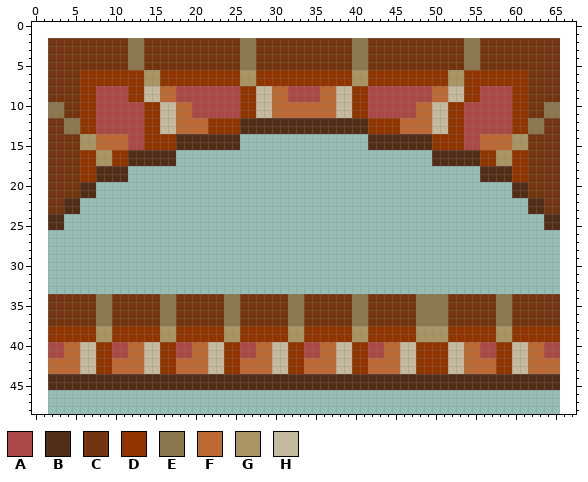
Two states of a sprite sheet, Tiles/other/Jonas/torbogen_slim.png. The first picture shows the starting point.
The file is 64x64 pixels. Shown: x 0..67, y 0..48. The old version is drawn lined up with the new one, on the new canvas.
Palette (. is transparent): A #aa4945  B #522d17  C #733410  D #913500  E #8b784e  F #bd6934  G #aa9664  H #c5ba9e
Pixels before (only the part around the change), first column x 0:
 0 ....................................................................
 1 ....................................................................
 2 ..CCCCCCCCCCEECCCCCCCCCCCCEECCCCCCCCCCCCEECCCCCCCCCCCCEECCCCCCCCCC..
 3 ..CCCCCCCCCCEECCCCCCCCCCCCEECCCCCCCCCCCCEECCCCCCCCCCCCEECCCCCCCCCC..
 4 ..CCCCCCCCCCEECCCCCCCCCCCCEECCCCCCCCCCCCEECCCCCCCCCCCCEECCCCCCCCCC..
 5 ..CCCCCCCCCCEECCCCCCCCCCCCEECCCCCCCCCCCCEECCCCCCCCCCCCEECCCCCCCCCC..
 6 ..CCCCDDDDDDDDGGDDDDDDDDDDGGDDDDDDDDDDDDGGDDDDDDDDDDGGDDDDDDDDCCCC..
 7 ..CCCCDDDDDDDDGGDDDDDDDDDDGGDDDDDDDDDDDDGGDDDDDDDDDDGGDDDDDDDDCCCC..
 8 ..CCCCDDAAAADDHHFFAAAAAAAADDHHFFAAAAFFHHDDAAAAAAAAFFHHDDAAAADDCCCC..
 9 ..CCCCDDAAAADDHHFFAAAAAAAADDHHFFAAAAFFHHDDAAAAAAAAFFHHDDAAAADDCCCC..
10 ..EECCDDAAAAAADDHHFFAAAAAADDHHFFFFFFFFHHDDAAAAAAFFHHDDAAAAAADDCCEE..
11 ..EECCDDAAAAAADDHHFFAAAAAADDHHFFFFFFFFHHDDAAAAAAFFHHDDAAAAAADDCCEE..
12 ..CCEEDDAAAAAADDHHFFFFDDDDBBBBBBBBBBBBBBBBDDDDFFFFHHDDAAAAAADDEECC..
13 ..CCEEDDAAAAAADDHHFFFFDDDDBBBBBBBBBBBBBBBBDDDDFFFFHHDDAAAAAADDEECC..
14 ..CCCCGGFFFFAADDDDBBBBBBBB................BBBBBBBBDDDDAAFFFFGGCCCC..
15 ..CCCCGGFFFFAADDDDBBBBBBBB................BBBBBBBBDDDDAAFFFFGGCCCC..
16 ..CCCCDDGGDDBBBBBB................................BBBBBBDDGGDDCCCC..
17 ..CCCCDDGGDDBBBBBB................................BBBBBBDDGGDDCCCC..
18 ..CCCCDDBBBB............................................BBBBDDCCCC..
19 ..CCCCDDBBBB............................................BBBBDDCCCC..
20 ..CCCCBB....................................................BBCCCC..
21 ..CCCCBB....................................................BBCCCC..
22 ..CCBB........................................................BBCC..
23 ..CCBB........................................................BBCC..
24 ..BB............................................................BB..
25 ..BB............................................................BB..
26 ....................................................................
27 ....................................................................
28 ....................................................................
29 ....................................................................
30 ....................................................................
31 ....................................................................
32 ....................................................................
33 ....................................................................
34 ..CCCCCCEECCCCCCEECCCCCCEECCCCCCEECCCCCCEECCCCCCEEEECCCCCCEECCCCCC..
35 ..CCCCCCEECCCCCCEECCCCCCEECCCCCCEECCCCCCEECCCCCCEEEECCCCCCEECCCCCC..
36 ..CCCCCCEECCCCCCEECCCCCCEECCCCCCEECCCCCCEECCCCCCEEEECCCCCCEECCCCCC..
37 ..CCCCCCEECCCCCCEECCCCCCEECCCCCCEECCCCCCEECCCCCCEEEECCCCCCEECCCCCC..
38 ..DDDDDDGGDDDDDDGGDDDDDDGGDDDDDDGGDDDDDDGGDDDDDDGGGGDDDDDDGGDDDDDD..
39 ..DDDDDDGGDDDDDDGGDDDDDDGGDDDDDDGGDDDDDDGGDDDDDDGGGGDDDDDDGGDDDDDD..
40 ..AAFFHHDDAAFFHHDDAAFFHHDDAAFFHHDDAAFFHHDDAAFFHHDDDDHHFFAADDHHFFAA..
41 ..AAFFHHDDAAFFHHDDAAFFHHDDAAFFHHDDAAFFHHDDAAFFHHDDDDHHFFAADDHHFFAA..
42 ..FFFFHHDDFFFFHHDDFFFFHHDDFFFFHHDDFFFFHHDDFFFFHHDDDDHHFFFFDDHHFFFF..
43 ..FFFFHHDDFFFFHHDDFFFFHHDDFFFFHHDDFFFFHHDDFFFFHHDDDDHHFFFFDDHHFFFF..
44 ..BBBBBBBBBBBBBBBBBBBBBBBBBBBBBBBBBBBBBBBBBBBBBBBBBBBBBBBBBBBBBBBB..
45 ..BBBBBBBBBBBBBBBBBBBBBBBBBBBBBBBBBBBBBBBBBBBBBBBBBBBBBBBBBBBBBBBB..
46 ....................................................................
47 ....................................................................
48 ....................................................................
Now the later version:
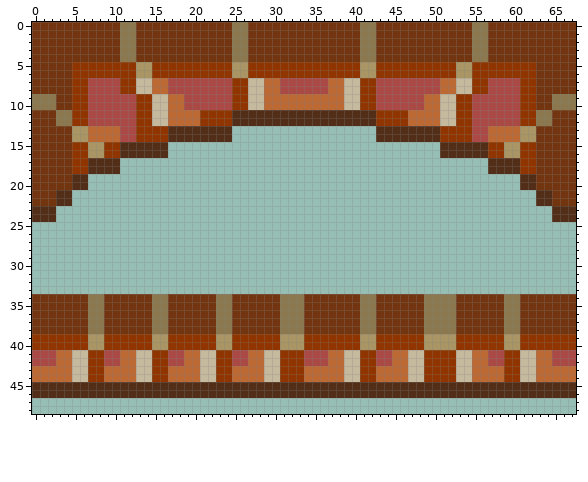
Diff:
canvas 64x64 -> 68x68, the old top-left corner now at 2,2
Changed rows in their new state; - is an unchanged pixel.
first column x 0:
 0 CCCCCCCCCCCEECCCCCCCCCCCCEECCCCCCCCCCCCCCEECCCCCCCCCCCCEECCCCCCCCCCC
 1 CCCCCCCCCCCEECCCCCCCCCCCCEECCCCCCCCCCCCCCEECCCCCCCCCCCCEECCCCCCCCCCC
 2 CC---------E-C-----------E-C------------C-E-----------C-E---------CC
 3 CC---------E-C-----------E-C------------C-E-----------C-E---------CC
 4 CC---------E-C-----------E-C------------C-E-----------C-E---------CC
 5 CC---DDDDDDDDGGDDDDDDDDDDGGDDDDDDDDDDDDDDGGDDDDDDDDDDGGDDDDDDDD---CC
 6 CC---D-------G-D---------G-D------------D-G---------D-G-------D---CC
 7 CC---D-AAAA--HHFFAAAAAAAA-DHHFFAAAAAAFFHHD-AAAAAAAAFFHH--AAAA-D---CC
 8 CC---D-A---D-H-F-A-------D-H-F-A----A-F-H-D-------A-F-H-D---A-D---CC
 9 EEE--D-A----A-D-H-F------D-H-F--FFFF--F-H-D------F-H-D-A----A-D--EEE
10 EE-C-D-A-----D-H-F-A-----D-H-F--------F-H-D-----A-F-H-D-----A-D-C-EE
11 CCC-ED-A-----D-H-F--FDDDDBBBBBBBBBBBBBBBBBBDDDDF--F-H-D-----A-DE-CCC
12 CC-E-D-A-----D-H-F---D---B----------------B---D---F-H-D-----A-D-E-CC
13 CC--CGGFFFF--D--DBBBBBBBB..................BBBBBBBBD--D--FFFFGGC--CC
14 CC---G-F---A-D---B-------.----------------.-------B---D-A---F-G---CC
15 CC---DD-GDDBBBBBB.........----------------.........BBBBBBDDG-DD---CC
16 CC---D-G-D-B-----.--------------------------------.-----B-D-G-D---CC
17 CC---D-BBBB.......--------------------------------.......BBBB-D---CC
18 CC---D-B---.--------------------------------------------.---B-D---CC
19 CC---BB.....--------------------------------------------.....BB---CC
20 CC---B-.----------------------------------------------------.-B---CC
21 CC-BB...----------------------------------------------------...BB-CC
22 CC-B-.--------------------------------------------------------.-B-CC
23 BBB...--------------------------------------------------------...BBB
24 BB-.------------------------------------------------------------.-BB
25 --..------------------------------------------------------------..--
first column x 0:
34 CC-----E-C-----E-C-----E-C-----E--------C-E-----C---E-----C-E-----CC
35 CC-----E-C-----E-C-----E-C-----E--------C-E-----C---E-----C-E-----CC
36 CC-----E-C-----E-C-----E-C-----E--------C-E-----C---E-----C-E-----CC
37 CC-----E-C-----E-C-----E-C-----E--------C-E-----C---E-----C-E-----CC
38 CCCCCCCEECCCCCCEECCCCCCEECCCCCCEEECCCCCCCEECCCCCCEEEECCCCCCEECCCCCCC
39 DD-----G-D-----G-D-----G-D-----G--------D-G-----D---G-----D-G-----DD
40 DDDDDDDGG-DDDDDGG-DDDDDGG-DDDDDGGGDDDDDD-GGDDDDD-GGGGDDDDD-GGDDDDDDD
41 AA-F-H-D-A-F-H-D-A-F-H-D-A-F-H-D----A-F-H-D-A-F-H---D-H-F-A-D-H-F-AA
42 AAA--H-D-AA--H-D-AA--H-D-AA--H-D--AAA-F-H-DAA-F-H---D-H--AA-D-H--AAA
43 FF---H-D-F---H-D-F---H-D-F---H-D------F-H-D---F-H---D-H---F-D-H---FF
44 FFFFFHHDDFFFFHHDDFFFFHHDDFFFFHHDDDFFFFFHHDDFFFFHHDDDDHHFFFFDDHHFFFFF
45 BB----------------------------------------------------------------BB
46 BBBBBBBBBBBBBBBBBBBBBBBBBBBBBBBBBBBBBBBBBBBBBBBBBBBBBBBBBBBBBBBBBBBB
Where, in picture pixels (left, top, right, bottom), the same in both pictures:
changed: (32, 22, 576, 230)
changed: (32, 294, 576, 398)
